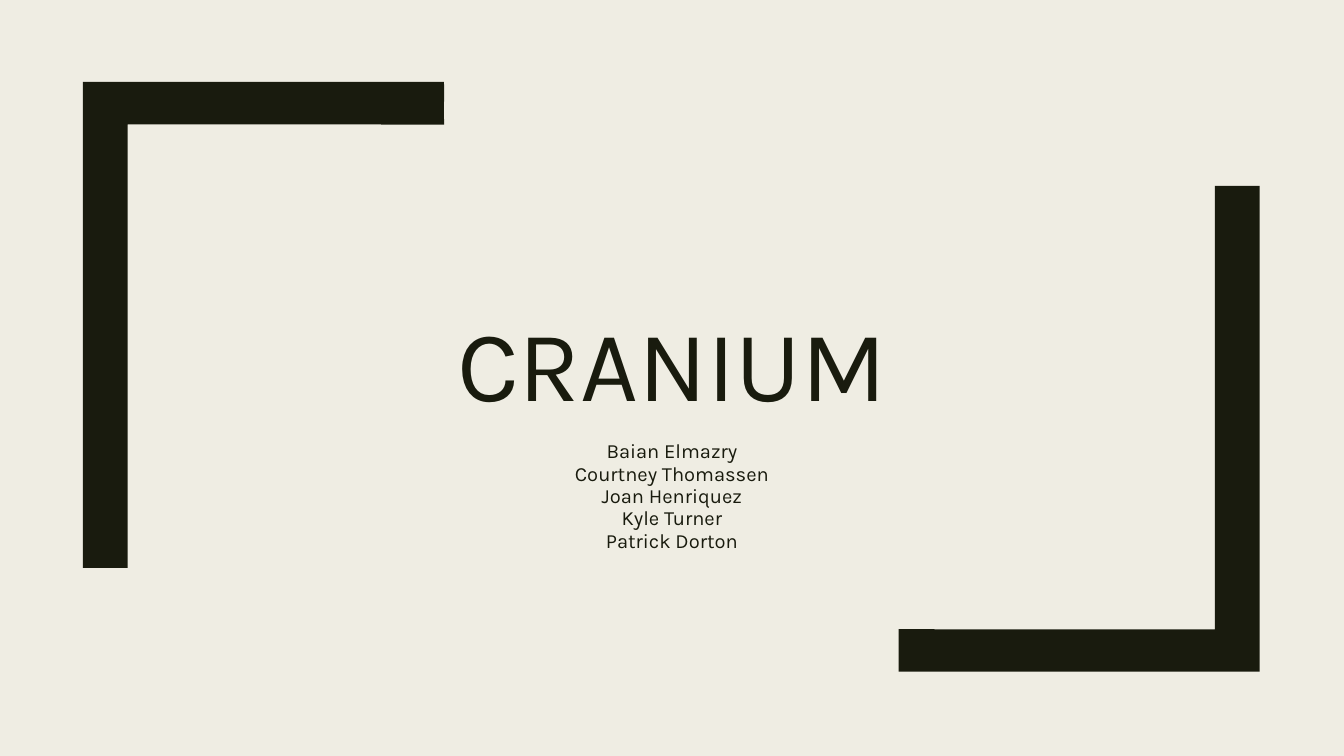
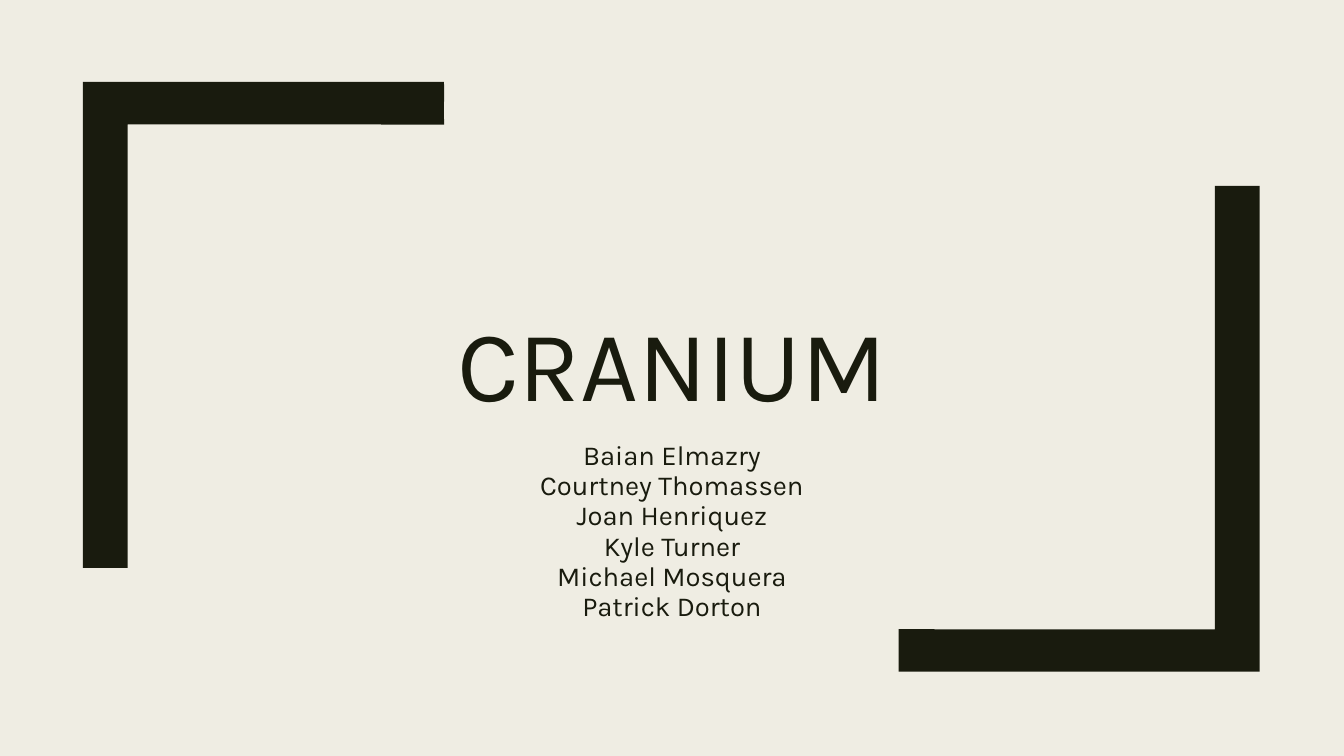
Before and after one commit to pdorton/Team14_Cranium, a slide deck: slide 1 of Cranium_.pptx. Drawn at 1344x756 pixels with LibreOffice and Linux fonts; fonts in the diff are those of the drawing. Boxes give left, top, right and bottom in pixels: in the first picture for what was removed or moved away, otherwise in the second. Text is boxed around its words. In the diff, an @@ line names an element or a change of style, - is before the commit and + after.

```diff
--- a/Cranium_.pptx
+++ b/Cranium_.pptx
@@ subtitle at (540,446,803,617): size 14.4 to 19.6 pt in "Baian Elmazry", "Courtney Thomassen", "Joan Henriquez", "Kyle Turner" and 1 more places @@
@@ subtitle at (557,561,786,593): paragraph added @@
+Michael Mosquera
```
